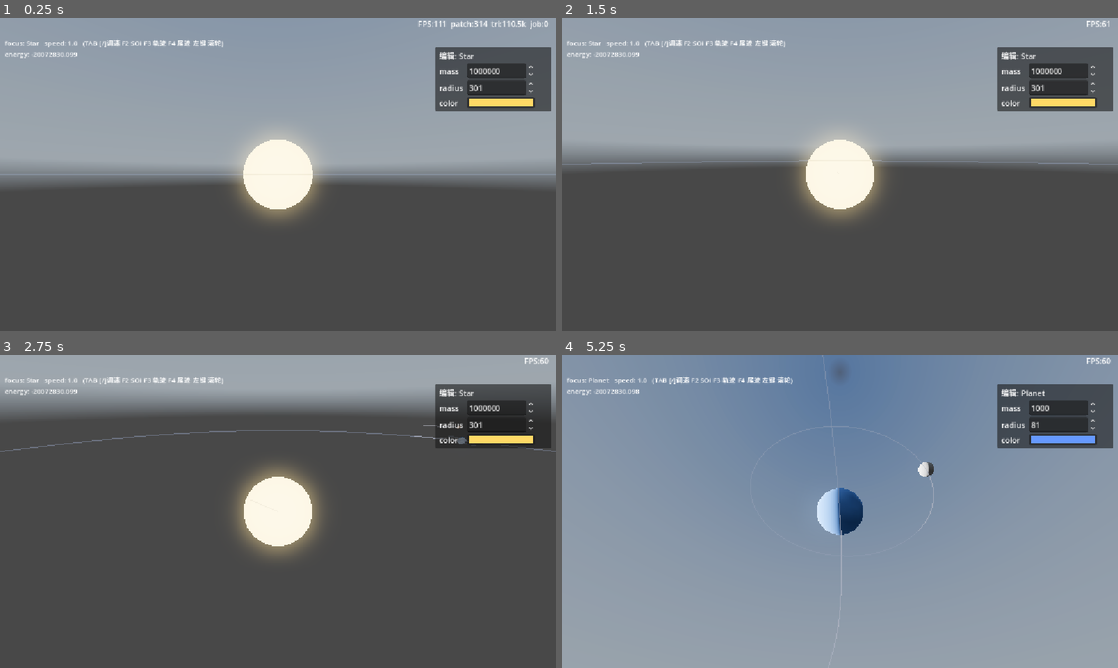
Above: before the commit, frames 1-4 (two rows, left to right).
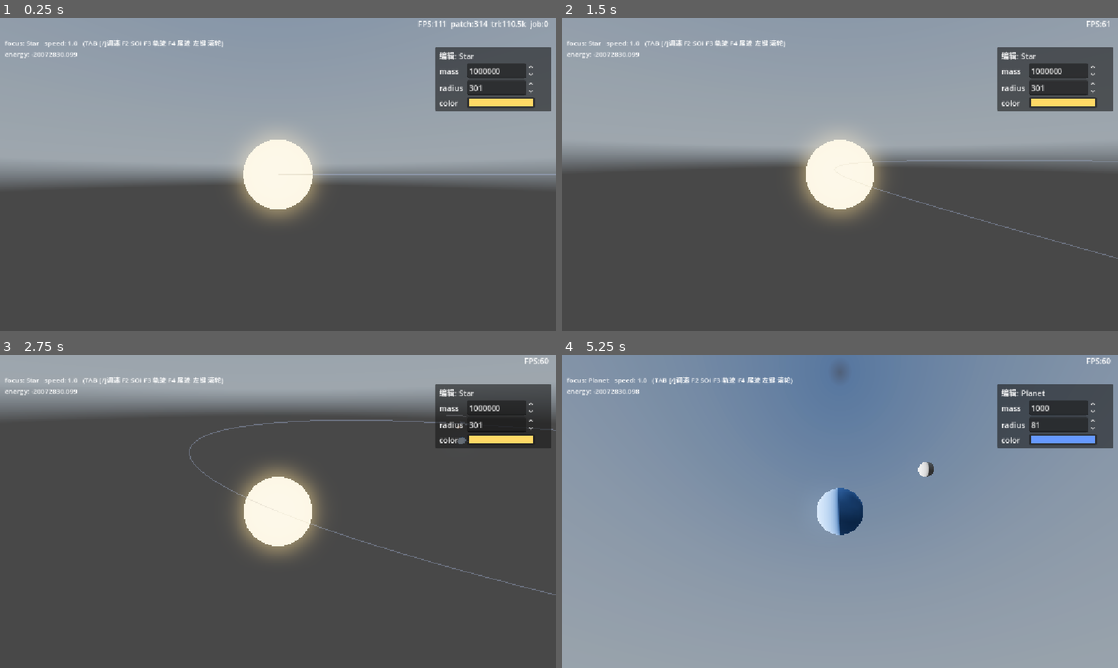
Above: after the commit, the same moments.

Repository: xiaobaibaix/stellar_era_godot
Game: Godot game, scene res://scenes/main.tscn
The game is run twice, just before and just after one commit, with the same random seed, the same clock (stepped at 60 frames per second) and the same inputs. A sky picture missing from this copy of the repository is replaced by a grey-blue gradient.
Inputs (mouse positions are in pixels of both pictures, inside the frame that each line leads up to):
- Up to frame 1 (0.25 s): no input
- Up to frame 2 (1.5 s): tap Enter at 0.5 s; move the mouse to (962, 158) at 0.52 s; hold D 0.53-1.25 s; hold Q 0.53-1.25 s; click (962, 158) at 0.67 s; tap Space at 0.77, 1.25 s; drag from (728, 190) to (812, 237) at 1.27 s
- Up to frame 3 (2.75 s): move the mouse to (333, 442) at 2.02 s; hold D from 2.03 s (still down); tap Shift at 2.1 s
- Up to frame 4 (5.25 s): release D at 2.75 s; drag from (812, 574) to (673, 464) at 2.77 s; move the mouse to (1006, 558) at 3.52 s; hold A 3.53-4.25 s; tap Enter at 3.6, 4.25 s; tap Space at 3.77 s; drag from (673, 464) to (756, 433) at 4.27 s; move the mouse to (867, 511) at 5.02 s; hold S from 5.03 s (still down); tap Tab at 5.1 s; click (867, 511) at 5.17 s

The runs differ from the first frame. In frame 2, 0.5% of the frame differs, in the area x 0-100%, y 45-77%; in frame 3, 0.6%, in the area x 0-100%, y 19-77%; in frame 4, 0.2%.

Commit message:
优化：优化预制体结构

Diff:
--- a/celestial_system.gd
+++ b/celestial_system.gd
@@ -78,6 +78,9 @@
 var _show_soi: bool = false
 var _soi_spheres: Array[MeshInstance3D] = []
 var _soi_targets: Array[CelestialSystem] = []
+var _soi_visual: MeshInstance3D = null     # 本系统自带的 SOI 节点(预制体)
+var _trails_container: Node3D = null       # 预制体 Trails 容器(代码生成的拖尾节点挂此, 和天体并列)
+var _orbits_container: Node3D = null       # 预制体 Orbits 容器(代码生成的轨道节点挂此, 和天体并列)
 
 # 轨迹预测(数值积分, F3): 每个非 dominant 天体一条预测线, 动态更新
 var _show_orbit: bool = true
@@ -104,6 +107,14 @@
 	sim = NBodySystem.new(G, softening)
 	parent_system = get_parent() as CelestialSystem
 	_collect()
+	# 预制体 SOI 节点: 设单位球 mesh + 材质(运行时只更新 scale/位置)。
+	_soi_visual = get_node_or_null("SOI") as MeshInstance3D
+	if _soi_visual != null:
+		_soi_visual.mesh = _make_wireframe_sphere(1.0, 24, 12)
+		_soi_visual.material_override = _make_soi_material(self)
+	# 预制体容器: 代码生成的 trail/orbit 节点挂此(和天体并列, 进出系统时增删)。
+	_trails_container = get_node_or_null("Trails")
+	_orbits_container = get_node_or_null("Orbits")
 	_init_physics()
 	if parent_system == null:
 		var gp: Vector3 = global_position
@@ -125,9 +136,9 @@
 			call_deferred("_resolve_initial_ownership_all")
 			call_deferred("_collect_focus_all")
 			call_deferred("_build_soi_visuals_all")
+			call_deferred("_build_celestial_visuals_all")
 			call_deferred("_build_orbit_visuals_all")
 			call_deferred("_build_celestial_editor")
-			call_deferred("_build_trail_mesh")
 
 
 func _collect() -> void:
@@ -527,6 +538,7 @@
 	var vz: float = c._wvz
 	# 2) 从 from 摘除(members + sim body + 场景树节点)
 	from.members.erase(c)
+	from._remove_visuals_for(c)
 	if c.body != null:
 		from.sim.bodies.erase(c.body)
 	if c.get_parent() == from:
@@ -544,6 +556,7 @@
 	to.members.append(c)
 	c.body = nb
 	c.owner_system = to
+	to._ensure_visuals_for(c)
 	# 4) 节点挂到 to(视觉位置每帧由物理驱动, 此处只为层级一致)
 	if c.get_parent() == from:
 		from.remove_child(c)
@@ -787,11 +800,54 @@
 
 
 func _collect_soi(sys: CelestialSystem) -> void:
-	# 顶层(无父级系统)不画 SOI 范围球 —— 它是整个星系群/系统的外边界, 画框无意义(此前误加)。
-	if sys.parent_system != null and sys._hill_radius > 0.0:
-		_add_soi_sphere(sys)
+	# 顶层(无父级系统)不画 SOI —— 整个星系群外边界, 画框无意义。收集各系统自带的预制体 SOI 节点。
+	if sys.parent_system != null and sys._hill_radius > 0.0 and sys._soi_visual != null:
+		_soi_spheres.append(sys._soi_visual)
+		_soi_targets.append(sys)
 	for sub in sys.child_systems:
 		_collect_soi(sub)
+
+
+# 为天体 c 在本系统的 Trails/Orbits 容器里生成 trail+orbit 节点(命名 Trail_/Orbit_<名>)。
+# 行星进入系统时调; 节点和天体并列(非天体子节点), 编辑器层级清晰。
+func _ensure_visuals_for(c: Celestial) -> void:
+	if _trails_container != null and c._trail_visual == null:
+		var t := MeshInstance3D.new()
+		t.name = "Trail_" + c.name
+		t.material_override = _make_trail_material()
+		t.visible = false
+		_trails_container.add_child(t)
+		c._trail_visual = t
+	if _orbits_container != null and c._orbit_visual == null:
+		var o := MeshInstance3D.new()
+		o.name = "Orbit_" + c.name
+		o.material_override = _make_orbit_material()
+		o.visible = false
+		_orbits_container.add_child(o)
+		c._orbit_visual = o
+
+
+# 行星离开系统时删除其 trail+orbit 节点(从本系统容器移除)。
+func _remove_visuals_for(c: Celestial) -> void:
+	if c._trail_visual != null:
+		c._trail_visual.queue_free()
+		c._trail_visual = null
+	if c._orbit_visual != null:
+		c._orbit_visual.queue_free()
+		c._orbit_visual = null
+
+
+# 初始化: 为每个天体在其 owner 系统的容器生成 trail/orbit 节点。
+func _build_celestial_visuals_all() -> void:
+	for t in _get_all_tops():
+		_build_visuals_in(t)
+
+
+func _build_visuals_in(sys: CelestialSystem) -> void:
+	for c in sys.members:
+		sys._ensure_visuals_for(c)
+	for sub in sys.child_systems:
+		_build_visuals_in(sub)
 
 
 func _add_soi_sphere(target_sys: CelestialSystem) -> void:
@@ -854,12 +910,21 @@
 	for c in sys.members:
 		if c == sys.dominant or c.body == null:
 			continue
-		_add_orbit_mesh(c)
+		_collect_orbit_prefab(c)
 	for sub in sys.child_systems:
 		if sub.dominant != null:
-			_add_orbit_mesh(sub.dominant)
+			_collect_orbit_prefab(sub.dominant)
 	for sub in sys.child_systems:
 		_collect_orbit_targets(sub)
+
+
+# 收集天体自带的预制体 Orbit 节点(替代运行时 new MeshInstance3D)。
+func _collect_orbit_prefab(c: Celestial) -> void:
+	if c._orbit_visual == null:
+		return
+	if not _orbit_targets.has(c):
+		_orbit_rings.append(c._orbit_visual)
+		_orbit_targets.append(c)
 
 
 func _add_orbit_mesh(c: Celestial) -> void:
@@ -982,11 +1047,13 @@
 
 
 func _update_trail_mesh(ox: float, oy: float, oz: float) -> void:
-	if _trail_mesh == null or not _show_trail:
-		return
-	var positions := PackedVector3Array()
+	if not _show_trail:
+		return
+	# 每天体更新自己的预制体 Trail 节点(替代单 mesh)。trail 点相对父级(dominant), 加参考当前位。
 	for c in _all_celestials():
-		# trail 点相对父级(dominant), 显示时加参考当前世界位 → 拖尾跟随中心、形状是局部轨道。
+		if c._trail_visual == null:
+			continue
+		c._trail_visual.visible = true
 		var ref_c: Celestial = _trail_reference(c)
 		var rx := 0.0
 		var ry := 0.0
@@ -995,6 +1062,7 @@
 			rx = ref_c._wx
 			ry = ref_c._wy
 			rz = ref_c._wz
+		var positions := PackedVector3Array()
 		var tr: Array = c._trail
 		var n: int = tr.size()
 		for i in range(n - 1):
@@ -1002,12 +1070,12 @@
 			var p1: Vector3 = tr[i + 1]
 			positions.append(Vector3(p0.x + rx - ox, p0.y + ry - oy, p0.z + rz - oz))
 			positions.append(Vector3(p1.x + rx - ox, p1.y + ry - oy, p1.z + rz - oz))
-	var arr_mesh := ArrayMesh.new()
-	var arrays: Array = []
-	arrays.resize(Mesh.ARRAY_MAX)
-	arrays[Mesh.ARRAY_VERTEX] = positions
-	arr_mesh.add_surface_from_arrays(Mesh.PRIMITIVE_LINES, arrays)
-	_trail_mesh.mesh = arr_mesh
+		var arr_mesh := ArrayMesh.new()
+		var arrays: Array = []
+		arrays.resize(Mesh.ARRAY_MAX)
+		arrays[Mesh.ARRAY_VERTEX] = positions
+		arr_mesh.add_surface_from_arrays(Mesh.PRIMITIVE_LINES, arrays)
+		c._trail_visual.mesh = arr_mesh
 
 
 func _make_trail_material() -> Material:
@@ -1065,8 +1133,9 @@
 					ring.visible = _show_orbit
 			KEY_F4:
 				_show_trail = not _show_trail
-				if _trail_mesh != null:
-					_trail_mesh.visible = _show_trail
+				for c in _all_celestials():
+					if c._trail_visual != null:
+						c._trail_visual.visible = _show_trail
 
 
 func _pick_focus(mouse_pos: Vector2) -> void:
--- a/scenes/celestial.gd
+++ b/scenes/celestial.gd
@@ -33,6 +33,8 @@
 var _wvz: float = 0.0
 
 var _visual: Node3D = null                        # 外观子树根(internal 子节点)
+var _trail_visual: MeshInstance3D = null          # 预制体拖尾节点(每帧更新 mesh)
+var _orbit_visual: MeshInstance3D = null          # 预制体轨道预测节点(每帧更新 mesh)
 var _default_mesh: CelestialMesh = null           # fallback 默认策略(缓存, 避免每次 rebuild 都 new)
 var _built: bool = false                          # 首次构建完成标志(setter 据此决定是否 rebuild)
 
--- a/scenes/celestial_system.tscn
+++ b/scenes/celestial_system.tscn
@@ -2,5 +2,12 @@
 
 [ext_resource type="Script" uid="uid://wtc1vb7c6gl" path="res://celestial_system.gd" id="1_a48o5"]
 
-[node name="CelestialSystem" type="Node3D"]
+[node name="CelestialSystem" type="Node3D" unique_id=1785284761]
 script = ExtResource("1_a48o5")
+
+[node name="SOI" type="MeshInstance3D" parent="." unique_id=1965821511]
+visible = false
+
+[node name="Trails" type="Node3D" parent="." unique_id=387353748]
+
+[node name="Orbits" type="Node3D" parent="." unique_id=1942307381]
